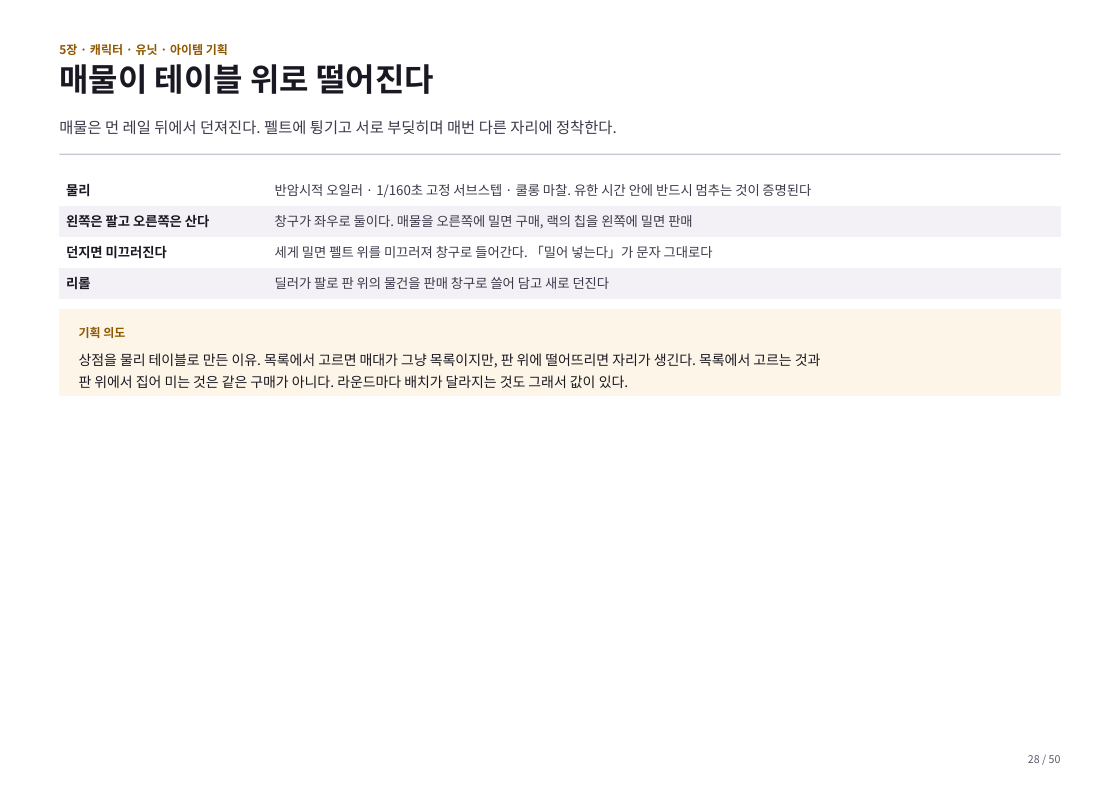
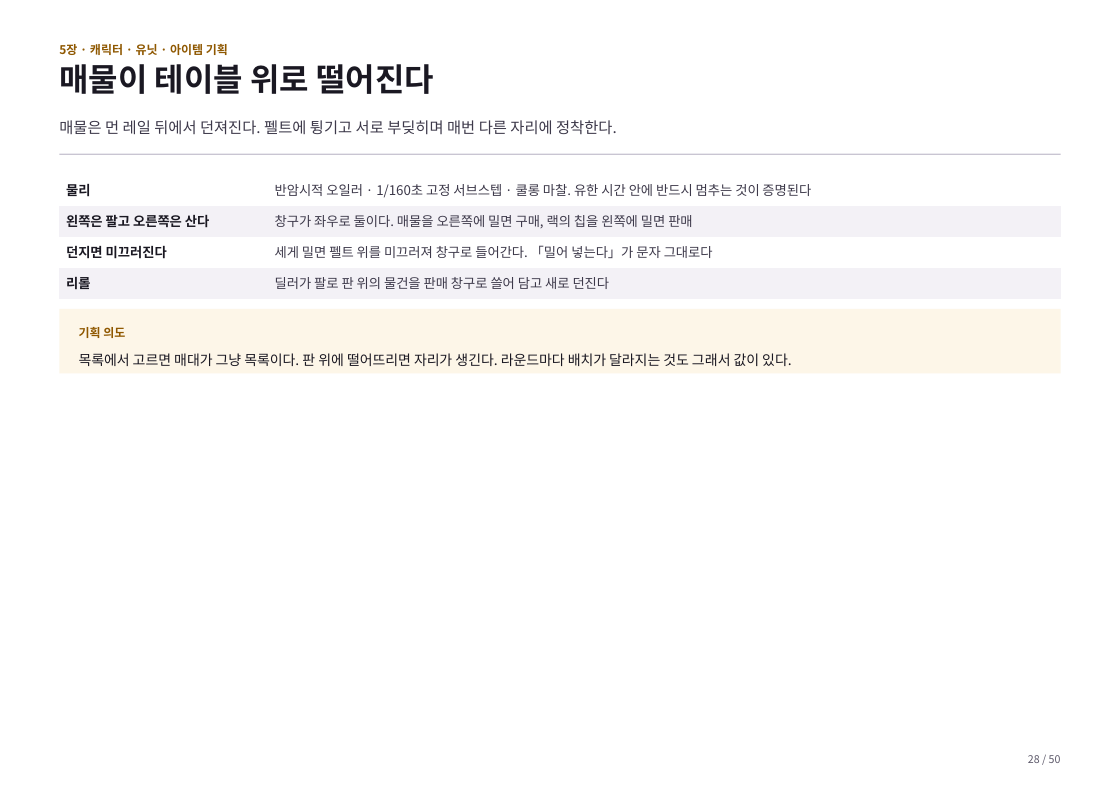
Before and after one commit to GGbong69/test-03, a slide deck: slide 28 of docs/기획서.pptx. Drawn at 1120x792 pixels with LibreOffice and Linux fonts; fonts in the diff are those of the drawing. Boxes give left, top, right and bottom in pixels: in the first picture for what was removed or moved away, otherwise in the second. Text is boxed around its words. In the diff, an @@ line names an element or a change of style, - is before the commit and + after.

```diff
--- a/docs/기획서.pptx
+++ b/docs/기획서.pptx
@@ rectangle "기획 의도" resized from (x1=59, y1=309, x2=1061, y2=397) to (x1=59, y1=309, x2=1061, y2=375) @@
@@ text in rectangle at (x1=79, y1=353, x2=792, y2=366): text changed @@
-상점을 물리 테이블로 만든 이유. 목록에서 고르면 매대가 그냥 목록이지만, 판 위에 떨어뜨리면 자리가 생긴다. 목록에서 고르는 것과
-판 위에서 집어 미는 것은 같은 구매가 아니다. 라운드마다 배치가 달라지는 것도 그래서 값이 있다.
+목록에서 고르면 매대가 그냥 목록이다. 판 위에 떨어뜨리면 자리가 생긴다. 라운드마다 배치가 달라지는 것도 그래서 값이 있다.
```
Also in this commit, not shown: 12 other slides changed, 2 other files.
